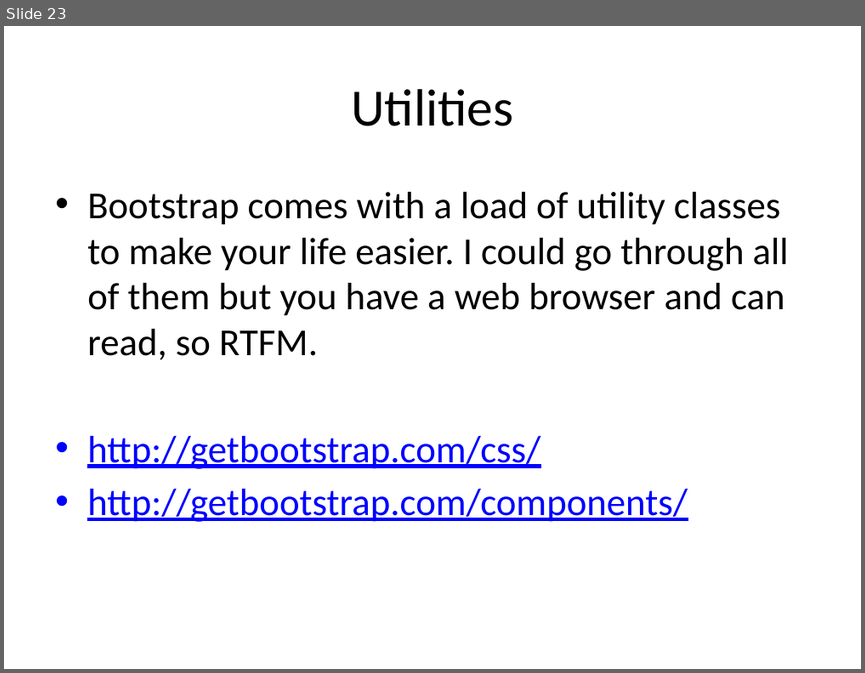
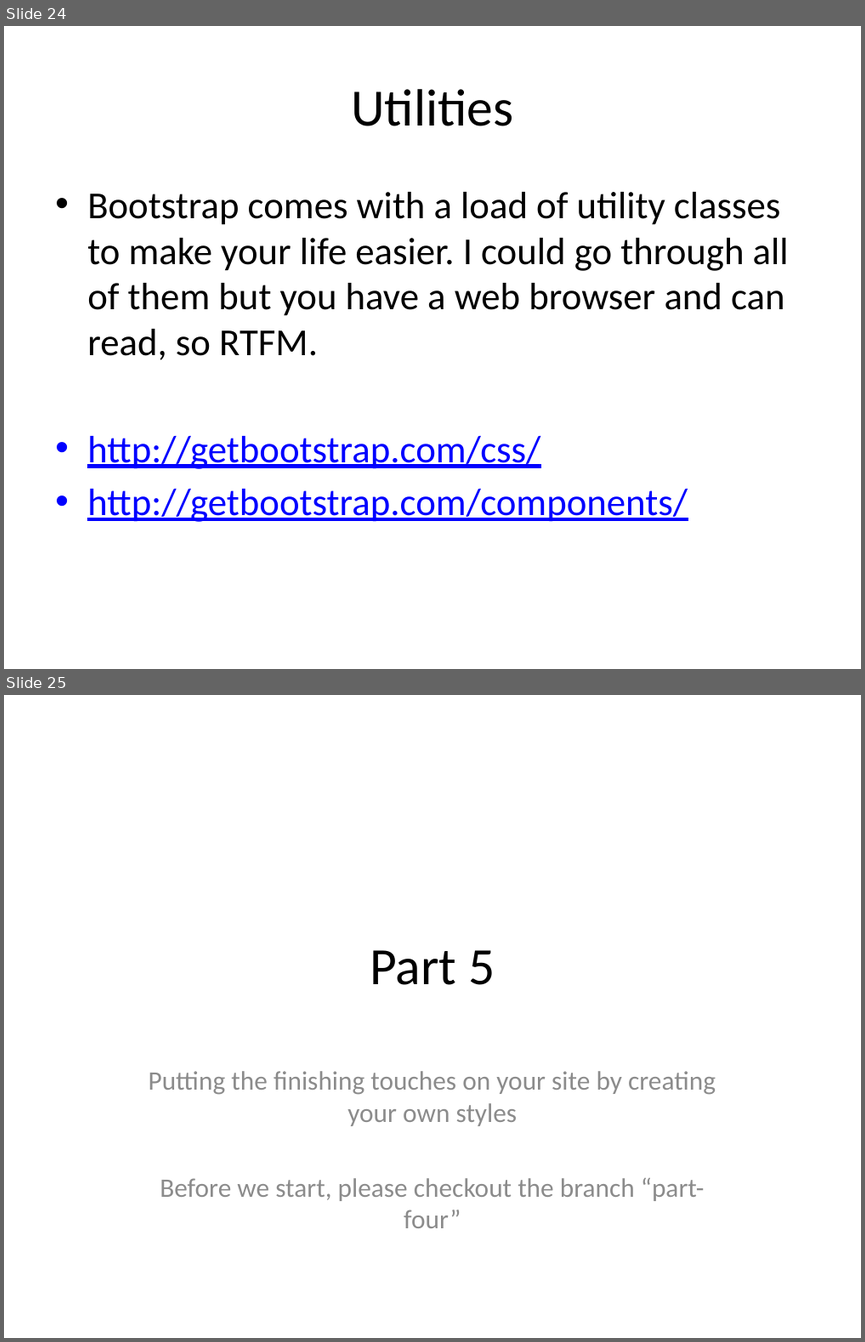
Before and after one commit to mogusbi/bootstrap-for-dummies, a slide deck: presentation.pptx. Shown one above the other, each under a label of ours: slide 23 before the commit, slides 24 and 25 after it. The pictures are 865x673 and 865x1342 pixels, drawn with LibreOffice and Linux fonts; fonts in the diff are those of the drawing. Boxes give left, top, right and bottom in pixels: in the first picture for what was removed or moved away, otherwise in the second. Text is boxed around its words. In the diff, an @@ line names an element or a change of style, - is before the commit and + after.

```diff
--- a/presentation.pptx
+++ b/presentation.pptx
@@ slide 25 added at [4, 695, 861, 1338], background #FFFFFF @@
@@ title added at [370, 950, 494, 985], 44 pt, text #000000 @@
+Part 5
@@ subtitle added at [148, 1071, 715, 1228], 22.4 pt, text #8C8C8C @@
+Putting the finishing touches on your site by creating your own styles
+Before we start, please checkout the branch “part-four”
@@ what was slide 23 is now slide 24 @@
```
Also in this commit, not shown: 2 other slides added.
